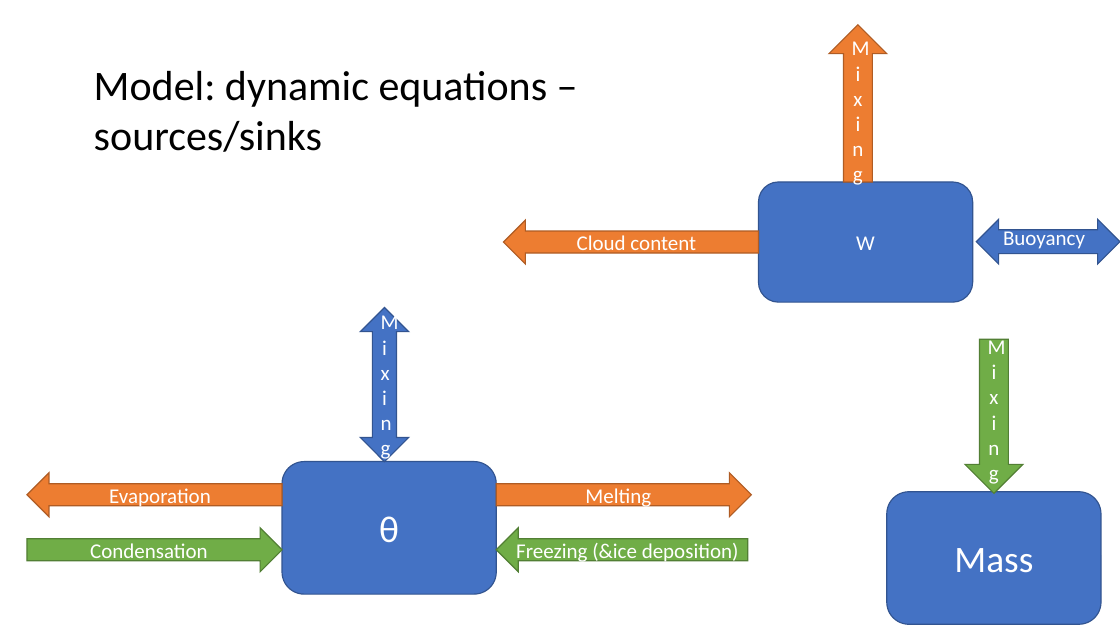
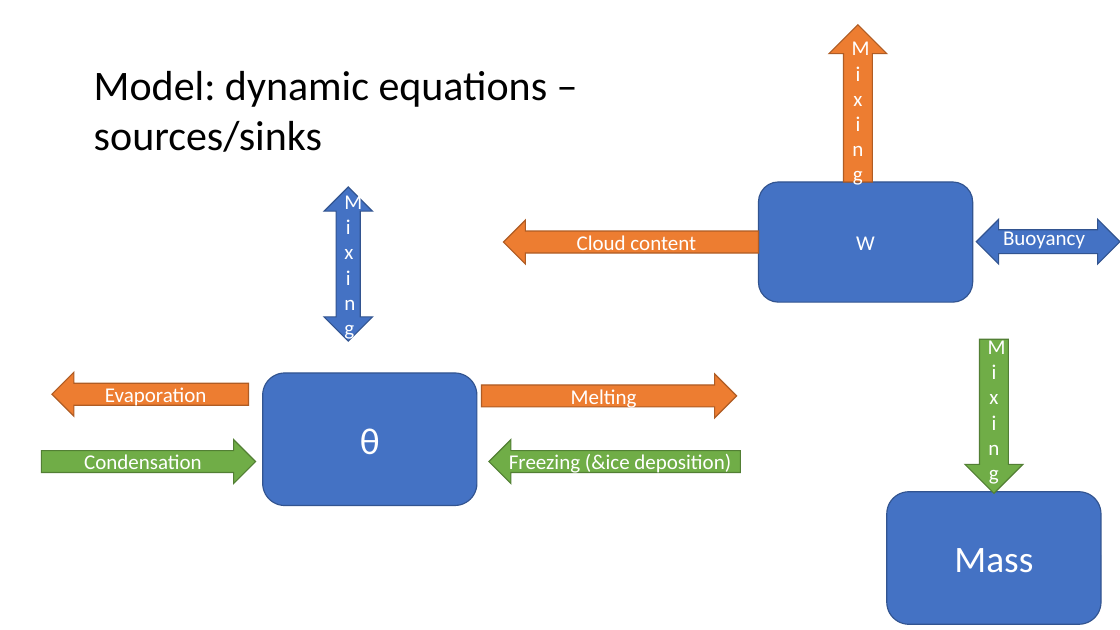
Before and after one commit to meteoNL/CloudParcelModel_SOACproject, a slide deck: slide 3 of model_representation.pptx. Drawn at 1120x630 pixels with LibreOffice and Linux fonts; fonts in the diff are those of the drawing. Boxes give left, top, right and bottom in pixels: in the first picture for what was removed or moved away, otherwise in the second. Text is boxed around its words. In the diff, an @@ line names an element or a change of style, - is before the commit and + after.

```diff
--- a/model_representation.pptx
+++ b/model_representation.pptx
@@ up down arrow "Mixing": place and size @@
-up down arrow "Mixing" at (360, 308, 409, 461)
+up down arrow "Mixing" at (324, 187, 373, 341)
@@ left arrow "Evaporation": place and size @@
-left arrow "Evaporation" at (27, 473, 282, 517)
+left arrow "Evaporation" at (52, 372, 249, 416)
@@ rounded rectangle "θ": place and size @@
-rounded rectangle "θ" at (282, 462, 497, 595)
+rounded rectangle "θ" at (263, 373, 477, 506)
@@ right arrow "Melting": place and size @@
-right arrow "Melting" at (497, 473, 752, 517)
+right arrow "Melting" at (481, 374, 737, 418)
@@ right arrow "Condensation": place and size @@
-right arrow "Condensation" at (27, 528, 282, 571)
+right arrow "Condensation" at (41, 439, 255, 483)
@@ left arrow "Freezing (&ice deposition)": place and size @@
-left arrow "Freezing (&ice deposition)" at (497, 528, 748, 571)
+left arrow "Freezing (&ice deposition)" at (489, 439, 740, 483)
```
Also in this commit, not shown: 5 other slides changed, 2 other files.
